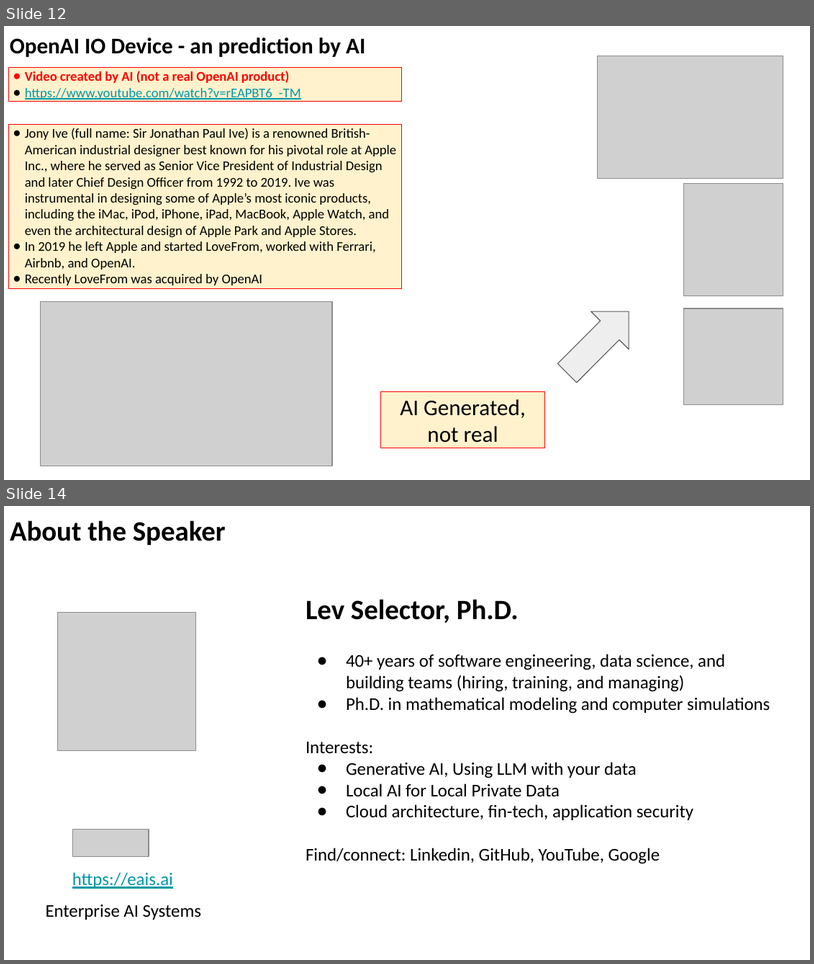
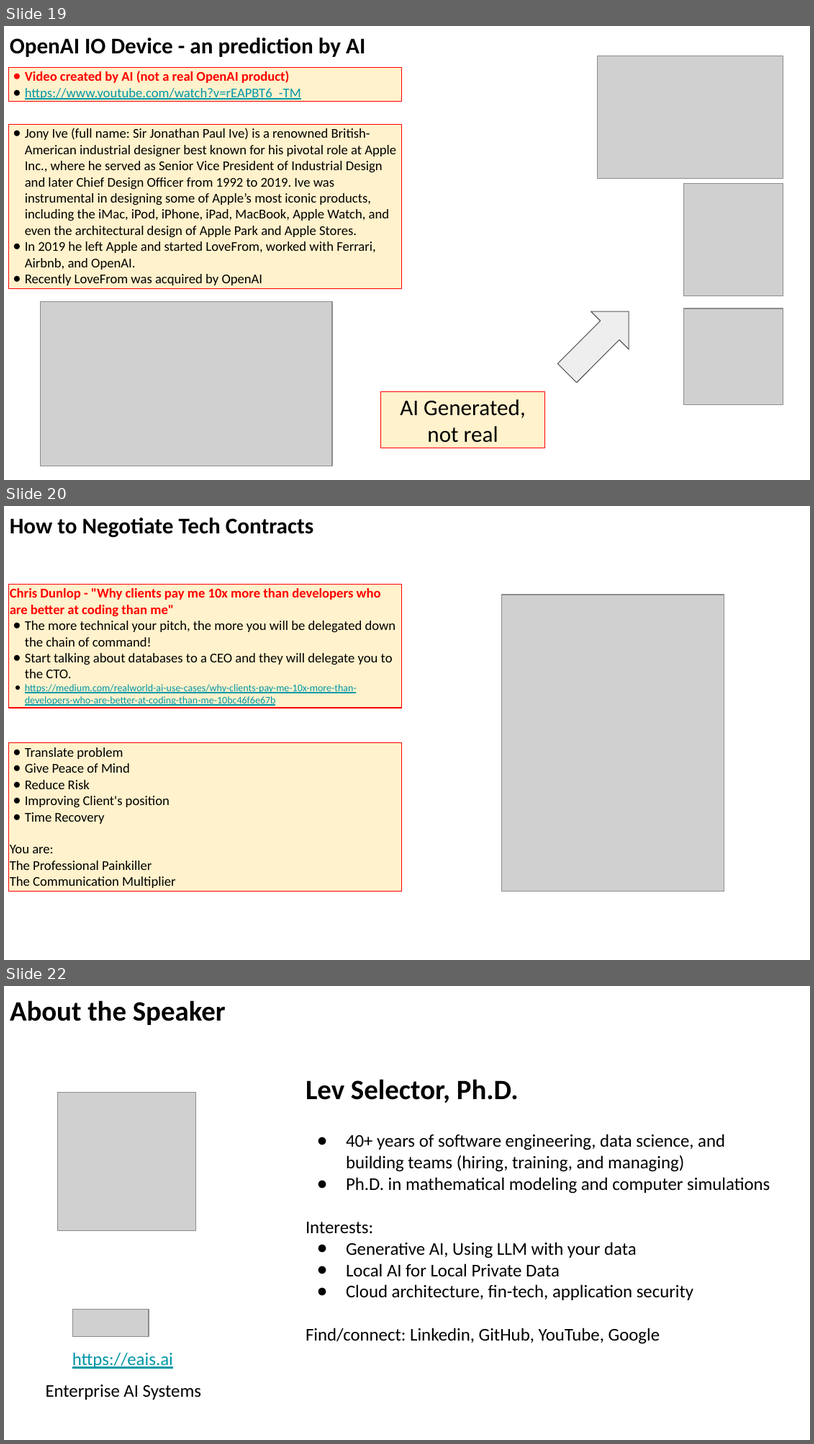
Before and after one commit to lselector/seminar, a slide deck: 2025/2025-06-06-AI-Updates.pptx. Shown one above the other, each under a label of ours: slides 12 and 14 before the commit, slides 19, 20 and 22 after it; the slides between them are not shown. The pictures are 814x964 and 814x1444 pixels, drawn with LibreOffice and Linux fonts; fonts in the diff are those of the drawing; grey boxes stand for pictures. Boxes give left, top, right and bottom in pixels: in the first picture for what was removed or moved away, otherwise in the second. Text is boxed around its words. In the diff, an @@ line names an element or a change of style, - is before the commit and + after.

```diff
--- a/2025/2025-06-06-AI-Updates.pptx
+++ b/2025/2025-06-06-AI-Updates.pptx
@@ slide 20 added at (x1=4, y1=506, x2=810, y2=960), background #FFFFFF @@
@@ text added at (x1=10, y1=518, x2=314, y2=538), 20 pt, text #000000, bold @@
+How to Negotiate Tech Contracts
@@ rectangle added at (x1=9, y1=584, x2=401, y2=708), fill #FFF2CC, outline #FF0000 0.75 pt, 12 pt, text #000000 @@
+Chris Dunlop - "Why clients pay me 10x more than developers who are better at coding than me"
+● The more technical your pitch, the more you will be delegated down the chain of command!
+● Start talking about databases to a CEO and they will delegate you to the CTO.
+● https://medium.com/realworld-ai-use-cases/why-clients-pay-me-10x-more-than-developers-who-are-better-at-coding-than-me-10bc46f6e67b
@@ picture added at (x1=502, y1=595, x2=724, y2=890) @@
@@ rectangle added at (x1=9, y1=743, x2=401, y2=891), fill #FFF2CC, outline #FF0000 0.75 pt, 12 pt, text #000000 @@
+● Translate problem
+● Give Peace of Mind
+● Reduce Risk
+● Improving Client's position
+● Time Recovery
+You are:
+The Professional Painkiller
+The Communication Multiplier
@@ what was slide 12 is now slide 19 @@
@@ what was slide 14 is now slide 22 @@
```
Also in this commit, not shown: 7 slides changed, 7 other slides added.
